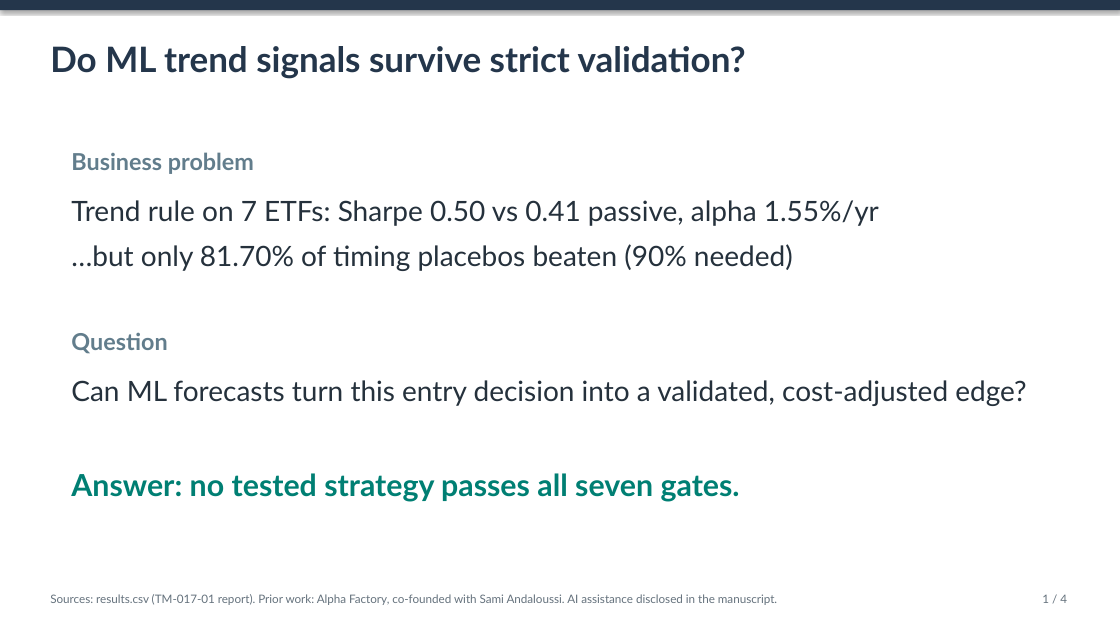
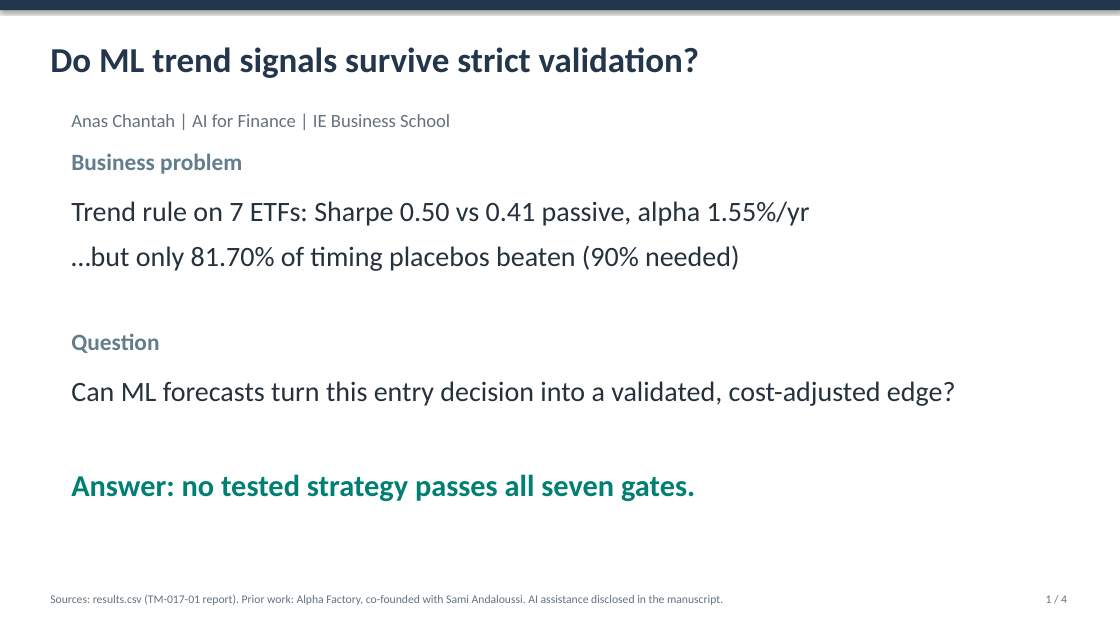
Before and after one commit to anasch2026/AI_FINANCE_INDIVIDUAL_PROJECT, a slide deck: slide 1 of capstone/presentation.pptx. Drawn at 1120x630 pixels with LibreOffice and Linux fonts; fonts in the diff are those of the drawing. Boxes give left, top, right and bottom in pixels: in the first picture for what was removed or moved away, otherwise in the second. Text is boxed around its words. In the diff, an @@ line names an element or a change of style, - is before the commit and + after.

Commit message:
capstone: final manuscript and defence review
Editorial and Office layout corrections after full comparison with the official rubric. 784 consistency checks pass. Frozen research inputs, financial and forecast CSVs, and all manuscript figures remain unchanged; no experiment or estimator was run. Review by Anas Chantah.

```diff
--- a/capstone/presentation.pptx
+++ b/capstone/presentation.pptx
@@ text added at [71, 114, 450, 127], 16 pt, text #65727D @@
+Anas Chantah | AI for Finance | IE Business School
@@ font Lato to Calibri in 8 elements at [50, 47, 699, 78], [50, 594, 723, 605], [1046, 595, 1067, 603], [71, 153, 242, 174], [71, 201, 810, 271], [71, 333, 159, 353], [71, 381, 956, 406], [71, 474, 695, 501] @@
```
Also in this commit, not shown: 3 other slides changed, 16 other files.
